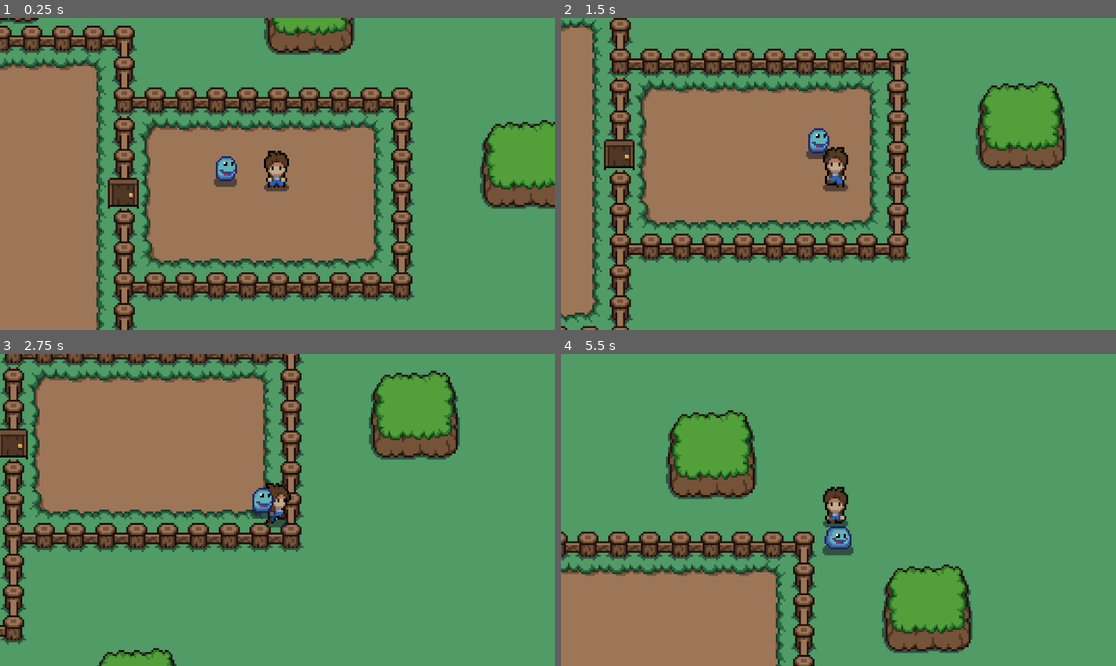
Above: before the commit, frames 1-4 (two rows, left to right).
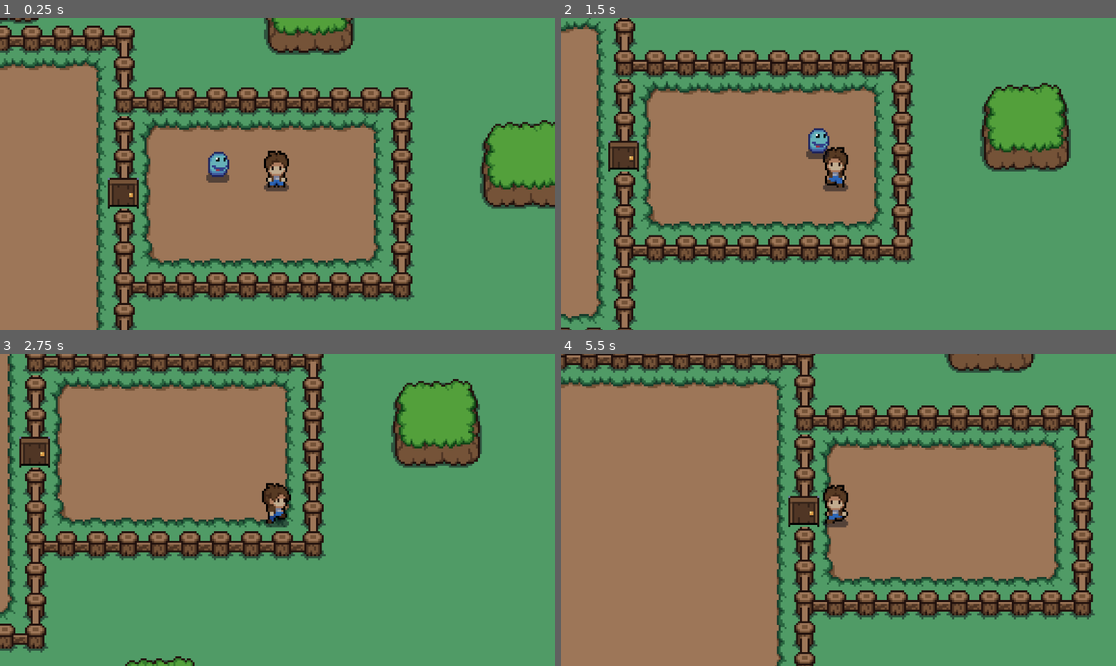
Above: after the commit, the same moments.

Repository: natphaan/calgaryhacks2024-topic3
Game: Godot game, scene res://scenes/world.tscn
The game is run twice, just before and just after one commit, with the same random seed, the same clock (stepped at 60 frames per second) and the same inputs.
Inputs:
- Up to frame 1 (0.25 s): no input
- Up to frame 2 (1.5 s): hold Right (ui_right) 0.53-1.28 s; tap E (attack, bound only after the commit) at 0.6, 1.35 s; hold Down (ui_down) from 1.28 s (still down)
- Up to frame 3 (2.75 s): release Down (ui_down) at 2.03 s; hold Right (ui_right) from 2.03 s (still down); tap E (attack, bound only after the commit) at 2.1 s
- Up to frame 4 (5.5 s): release Right (ui_right) at 2.78 s; hold Up (ui_up) 2.78-3.53 s; tap E (attack, bound only after the commit) every 0.75 s from 2.85 to 5.1 s; hold Left (ui_left) 3.53-5.03 s; hold Down (ui_down) from 5.03 s (still down)

The runs differ from the first frame. In frame 1, 0.5% of the frame differs, in the area x 37-43%, y 42-55%; in frame 2, 19%; in frame 3, 28%; in frame 4, 61%, in the area x 0-97%, y 0-100%.

Commit message:
combat system added

Diff:
--- a/project.godot
+++ b/project.godot
@@ -14,6 +14,10 @@
 run/main_scene="res://scenes/world.tscn"
 config/features=PackedStringArray("4.2", "GL Compatibility")
 config/icon="res://art/icon.svg"
+
+[autoload]
+
+Global="*res://scripts/global.gd"
 
 [display]
 
@@ -53,6 +57,11 @@
 , Object(InputEventKey,"resource_local_to_scene":false,"resource_name":"","device":-1,"window_id":0,"alt_pressed":false,"shift_pressed":false,"ctrl_pressed":false,"meta_pressed":false,"pressed":false,"keycode":0,"physical_keycode":83,"key_label":0,"unicode":115,"echo":false,"script":null)
 ]
 }
+attack={
+"deadzone": 0.5,
+"events": [null, Object(InputEventKey,"resource_local_to_scene":false,"resource_name":"","device":-1,"window_id":0,"alt_pressed":false,"shift_pressed":false,"ctrl_pressed":false,"meta_pressed":false,"pressed":false,"keycode":0,"physical_keycode":69,"key_label":0,"unicode":101,"echo":false,"script":null)
+]
+}
 
 [rendering]
 
--- a/scenes/player.tscn
+++ b/scenes/player.tscn
@@ -1,10 +1,8 @@
-[gd_scene load_steps=56 format=3 uid="uid://cp8757t5ugbhp"]
+[gd_scene load_steps=57 format=3 uid="uid://cp8757t5ugbhp"]
 
 [ext_resource type="Script" path="res://scripts/player.gd" id="1_0hs2g"]
 [ext_resource type="Texture2D" uid="uid://d4ik8wk05gtpo" path="res://art/sprites/characters/player.png" id="2_56x40"]
 
-[sub_resource type="CircleShape2D" id="CircleShape2D_tucai"]
-
 [sub_resource type="AtlasTexture" id="AtlasTexture_qirkn"]
 atlas = ExtResource("2_56x40")
 region = Rect2(0, 384, 48, 48)
@@ -414,19 +412,39 @@
 "name": &"side_walk",
 "speed": 5.0
 }]
+
+[sub_resource type="CircleShape2D" id="CircleShape2D_tucai"]
+
+[sub_resource type="CircleShape2D" id="CircleShape2D_384di"]
+radius = 13.0
 
 [node name="player" type="CharacterBody2D"]
 y_sort_enabled = true
 collision_layer = 3
 script = ExtResource("1_0hs2g")
 
+[node name="AnimatedSprite2D" type="AnimatedSprite2D" parent="."]
+position = Vector2(-1, -10)
+sprite_frames = SubResource("SpriteFrames_5qeug")
+animation = &"front_idle"
+
 [node name="CollisionShape2D" type="CollisionShape2D" parent="."]
 shape = SubResource("CircleShape2D_tucai")
 
-[node name="AnimatedSprite2D" type="AnimatedSprite2D" parent="CollisionShape2D"]
-position = Vector2(-1, -10)
-sprite_frames = SubResource("SpriteFrames_5qeug")
-animation = &"side_idle"
-frame_progress = 0.821514
-
 [node name="Camera2D" type="Camera2D" parent="."]
+visible = false
+
+[node name="player_hitbox" type="Area2D" parent="."]
+
+[node name="CollisionShape2D" type="CollisionShape2D" parent="player_hitbox"]
+shape = SubResource("CircleShape2D_384di")
+
+[node name="attack_cooldown" type="Timer" parent="."]
+wait_time = 0.5
+
+[node name="deal_attack_timer" type="Timer" parent="."]
+wait_time = 0.5
+
+[connection signal="body_entered" from="player_hitbox" to="." method="_on_player_hitbox_body_entered"]
+[connection signal="body_exited" from="player_hitbox" to="." method="_on_player_hitbox_body_exited"]
+[connection signal="timeout" from="attack_cooldown" to="." method="_on_attack_cooldown_timeout"]
--- a/slime.tscn
+++ b/scenes/slime.tscn
@@ -1,7 +1,65 @@
-[gd_scene load_steps=24 format=3 uid="uid://buauhju6yevue"]
-
-[ext_resource type="Script" path="res://slime.gd" id="1_6qqcu"]
+[gd_scene load_steps=25 format=3 uid="uid://buauhju6yevue"]
+
 [ext_resource type="Texture2D" uid="uid://cdn70gyycuuw4" path="res://art/sprites/characters/slime.png" id="1_ct0r0"]
+
+[sub_resource type="GDScript" id="GDScript_11kox"]
+script/source = "extends CharacterBody2D
+
+var speed = 25
+var player_chase = false
+var player = null
+var health = 100
+var player_inattack_zone = false
+var can_take_damage = true
+
+
+func _physics_process(delta):
+	deal_with_damage()
+	if player_chase:
+		position += (player.position - position)/speed
+
+		$AnimatedSprite2D.play(\"walk\")
+	else:
+		$AnimatedSprite2D.play(\"idle\")
+
+
+func _on_detection_area_body_entered(body):
+	player = body
+	player_chase = true
+
+func _on_detection_area_body_exited(body):
+	player = null
+	player_chase = false
+
+
+func slime():
+	pass
+
+
+func _on_slime_hitbox_body_entered(body):
+	if body.has_method(\"player\"):
+		player_inattack_zone = true
+
+
+
+func _on_slime_hitbox_body_exited(body):
+	if body.has_method(\"player\"):
+		player_inattack_zone = false
+
+func deal_with_damage():
+	if player_inattack_zone and Global.player_current_attack == true:
+		if can_take_damage == true:
+			health = health - 20
+			$take_damage_cooldown.start()
+			can_take_damage = false
+			print(\"slime health = \", health)
+			if health <= 0:
+				self.queue_free()
+
+
+func _on_take_damage_cooldown_timeout():
+	can_take_damage = true
+"
 
 [sub_resource type="AtlasTexture" id="AtlasTexture_yno0j"]
 atlas = ExtResource("1_ct0r0")
@@ -153,8 +211,11 @@
 [sub_resource type="CircleShape2D" id="CircleShape2D_itpw6"]
 radius = 6.08276
 
+[sub_resource type="CircleShape2D" id="CircleShape2D_4gxl6"]
+radius = 16.1245
+
 [node name="Slime" type="CharacterBody2D"]
-script = ExtResource("1_6qqcu")
+script = SubResource("GDScript_11kox")
 
 [node name="AnimatedSprite2D" type="AnimatedSprite2D" parent="."]
 sprite_frames = SubResource("SpriteFrames_v3tbd")
@@ -171,5 +232,16 @@
 [node name="CollisionShape2D" type="CollisionShape2D" parent="."]
 shape = SubResource("CircleShape2D_itpw6")
 
+[node name="slime_hitbox" type="Area2D" parent="."]
+
+[node name="CollisionShape2D" type="CollisionShape2D" parent="slime_hitbox"]
+shape = SubResource("CircleShape2D_4gxl6")
+
+[node name="take_damage_cooldown" type="Timer" parent="."]
+wait_time = 0.5
+
 [connection signal="body_entered" from="detection_area" to="." method="_on_detection_area_body_entered"]
 [connection signal="body_exited" from="detection_area" to="." method="_on_detection_area_body_exited"]
+[connection signal="body_entered" from="slime_hitbox" to="." method="_on_slime_hitbox_body_entered"]
+[connection signal="body_exited" from="slime_hitbox" to="." method="_on_slime_hitbox_body_exited"]
+[connection signal="timeout" from="take_damage_cooldown" to="." method="_on_take_damage_cooldown_timeout"]
--- a/scenes/world.tscn
+++ b/scenes/world.tscn
@@ -9,7 +9,7 @@
 [ext_resource type="Texture2D" uid="uid://dkf8eaouujddk" path="res://art/sprites/tilesets/walls/wooden_door_b.png" id="7_8dj3y"]
 [ext_resource type="PackedScene" uid="uid://cp8757t5ugbhp" path="res://scenes/player.tscn" id="7_t2faq"]
 [ext_resource type="Texture2D" uid="uid://dj81bl28m6phm" path="res://art/sprites/tilesets/decor_8x8.png" id="8_r7kd8"]
-[ext_resource type="PackedScene" uid="uid://buauhju6yevue" path="res://slime.tscn" id="10_72m00"]
+[ext_resource type="PackedScene" uid="uid://buauhju6yevue" path="res://scenes/slime.tscn" id="10_72m00"]
 
 [sub_resource type="TileSetAtlasSource" id="TileSetAtlasSource_eelxr"]
 texture = ExtResource("1_dncqs")
@@ -623,4 +623,4 @@
 position = Vector2(-7, -2)
 
 [node name="Slime" parent="." instance=ExtResource("10_72m00")]
-position = Vector2(-55, -4)
+position = Vector2(-62, -8)
--- /dev/null
+++ b/scripts/global.gd
@@ -0,0 +1,3 @@
+extends Node
+
+var player_current_attack = false
--- a/scripts/player.gd
+++ b/scripts/player.gd
@@ -2,11 +2,25 @@
 
 const speed = 100
 var current_dir = "none"
+var enemy_range_attack = false
+var enemy_attack_cooldown = true
+var health = 200
+var player_status = true
+var attack_in_progess = false
+
+
 func _physics_process(delta):
 	player_movement(delta)
+	enemy_attack()
+	attack()
+	if health <= 0:
+		player_status = false
+		health = 0
+		print("player died")
+		self.queue_free() # to despawn the player because it lost all of its health
 
 func _ready():
-	$CollisionShape2D/AnimatedSprite2D.play("front_idle")
+	$AnimatedSprite2D.play("front_idle")
 
 func player_movement(delta):
 	if Input.is_action_pressed("ui_right"):
@@ -37,32 +51,92 @@
 
 func play_animation(movement):
 	var dir= current_dir
-	var anim = $CollisionShape2D/AnimatedSprite2D
+	var anim = $AnimatedSprite2D
 
 	if dir == "right":
 		anim.flip_h = false
 		if movement == 1:
 			anim.play("side_walk")
 		elif movement == 0:
-			anim.play("side_idle")
+			if attack_in_progess == false:
+				anim.play("side_idle")
 
 	if dir == "left":
 		anim.flip_h = true
 		if movement == 1:
 			anim.play("side_walk")
 		elif movement == 0:
-			anim.play("side_idle")
+			if attack_in_progess == false:
+				anim.play("side_idle")
 
 	if dir == "down":
 		anim.flip_h = true
 		if movement == 1:
 			anim.play("front_walk")
 		elif movement == 0:
-			anim.play("front_idle")
+			if attack_in_progess == false:
+				anim.play("front_idle")
 
 	if dir == "up":
 		anim.flip_h = false
 		if movement == 1:
 			anim.play("back_walk")
 		elif movement == 0:
-			anim.play("back_idle")
+			if attack_in_progess == false:
+				anim.play("back_idle")
+
+
+func player():
+	pass
+
+func _on_player_hitbox_body_entered(body):
+	if body.has_method("slime"):
+		enemy_range_attack = true
+
+
+func _on_player_hitbox_body_exited(body):
+	if body.has_method("slime"):
+		enemy_range_attack = false
+
+
+func enemy_attack():
+	if enemy_range_attack and enemy_attack_cooldown == true:
+		health = health - 20
+		enemy_attack_cooldown = false
+		$attack_cooldown.start()
+		print(health)
+
+
+func _on_attack_cooldown_timeout():
+	enemy_attack_cooldown = true
+
+
+func attack():
+	var dir = current_dir
+	if Input.is_action_just_pressed("attack"):
+		Global.player_current_attack = true
+		attack_in_progess = true
+		if dir == "right":
+			$AnimatedSprite2D.flip_h = false
+			$AnimatedSprite2D.play("side_attack")
+			$deal_attack_timer.start()
+
+		if dir == "left":
+			$AnimatedSprite2D.flip_h = false
+			$AnimatedSprite2D.play("side_attack")
+			$deal_attack_timer.start()
+
+		if dir == "down":
+			$AnimatedSprite2D.play("front_attack")
+			$deal_attack_timer.start()
+
+		if dir == "up":
+			$AnimatedSprite2D.play("back_attack")
+			$deal_attack_timer.start()
+
+
+
+func _on_deal_attack_timer_timeout():
+	$deal_attack_timer.stop()
+	Global.player_current_attack = false
+	attack_in_progess = false
--- a/slime.gd
+++ /dev/null
@@ -1,23 +0,0 @@
-extends CharacterBody2D
-
-var speed = 25
-var player_chase = false
-var player = null
-
-
-func _physics_process(delta):
-	if player_chase:
-		position += (player.position - position)/speed
-
-		$AnimatedSprite2D.play("walk")
-	else:
-		$AnimatedSprite2D.play("idle")
-
-
-func _on_detection_area_body_entered(body):
-	player = body
-	player_chase = true
-
-func _on_detection_area_body_exited(body):
-	player = null
-	player_chase = false
